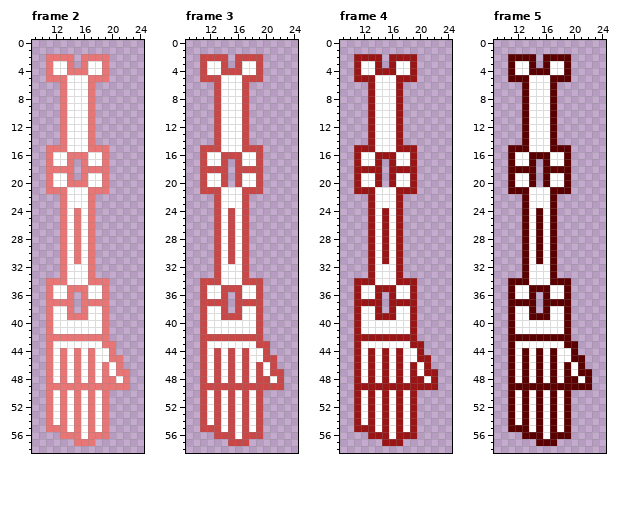
Pixel-art file, stored at Assets/Art/Skeleton/skeleton-right-arm-red.aseprite. The picture above is the old version.
32x64 pixels, 8 frames. Shown: frame 2: x 9..24, y 0..58; frame 3: x 9..24, y 0..58; frame 4: x 9..24, y 0..58; frame 5: x 9..24, y 0..58. The commit also changed other frames, which this record leaves out.
The same view after the edit:
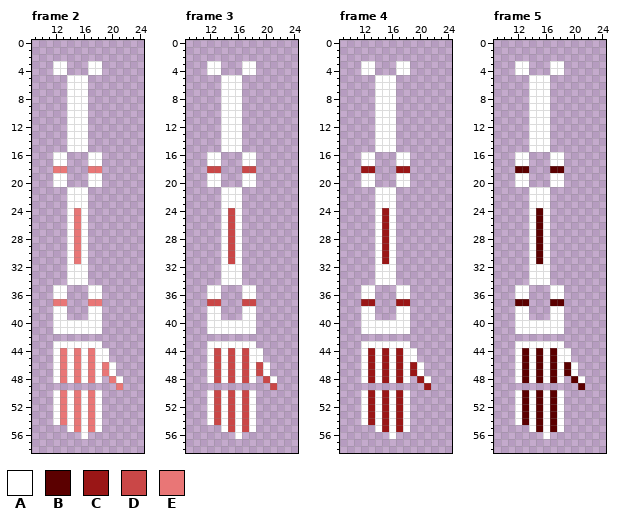
Palette (. is transparent): A #ffffff  B #5b0000  C #9a1616  D #ca4747  E #e97676
Change:
layer "Layer 1" removed
--- frame 2
@@ x 9..24 @@
  1 ................
- 2 ..EEEE.EEEE.....
- 3 ..EAAE.EAAE.....
- 4 ..EAAEEEAAE.....
- 5 ..EEEAAAEEE.....
- 6 ....EAAAE.......
- 7 ....EAAAE.......
- 8 ....EAAAE.......
- 9 ....EAAAE.......
-10 ....EAAAE.......
-11 ....EAAAE.......
-12 ....EAAAE.......
-13 ....EAAAE.......
-14 ....EAAAE.......
-15 ..EEEAAAEEE.....
-16 ..EAAEEEAAE.....
-17 ..EAAE.EAAE.....
-18 ..EEEE.EEEE.....
-19 ..EAAE.EAAE.....
-20 ..EAAEEEAAE.....
-21 ..EEEAAAEEE.....
-22 ....EAAAE.......
-23 ....EAAAE.......
-24 ....EAEAE.......
-25 ....EAEAE.......
-26 ....EAEAE.......
-27 ....EAEAE.......
-28 ....EAEAE.......
-29 ....EAEAE.......
-30 ....EAEAE.......
-31 ....EAEAE.......
-32 ....EAAAE.......
-33 ....EAAAE.......
-34 ..EEEAAAEEE.....
-35 ..EAAEEEAAE.....
-36 ..EAAE.EAAE.....
-37 ..EEEE.EEEE.....
-38 ..EAAE.EAAE.....
-39 ..EAAEEEAAE.....
-40 ..EAAAAAAAE.....
-41 ..EAAAAAAAE.....
-42 ..EEEEEEEEE.....
-43 ..EAAAAAAAEE....
-44 ..EAEAEAEAAE....
-45 ..EAEAEAEAAEE...
-46 ..EAEAEAEAEAE...
-47 ..EAEAEAEAEAEE..
-48 ..EAEAEAEAEEAE..
-49 ..EEEEEEEEEEEE..
-50 ..EAEAEAEAE.....
-51 ..EAEAEAEAE.....
-52 ..EAEAEAEAE.....
-53 ..EAEAEAEAE.....
-54 ..EAEAEAEAE.....
-55 ..EEEAEAEAE.....
-56 ....EEEAEEE.....
-57 ......EEE.......
+ 2 ................
+ 3 ...AA...AA......
+ 4 ...AA...AA......
+ 5 .....AAA........
+ 6 .....AAA........
+ 7 .....AAA........
+ 8 .....AAA........
+ 9 .....AAA........
+10 .....AAA........
+11 .....AAA........
+12 .....AAA........
+13 .....AAA........
+14 .....AAA........
+15 .....AAA........
+16 ...AA...AA......
+17 ...AA...AA......
+18 ...EE...EE......
+19 ...AA...AA......
+20 ...AA...AA......
+21 .....AAA........
+22 .....AAA........
+23 .....AAA........
+24 .....AEA........
+25 .....AEA........
+26 .....AEA........
+27 .....AEA........
+28 .....AEA........
+29 .....AEA........
+30 .....AEA........
+31 .....AEA........
+32 .....AAA........
+33 .....AAA........
+34 .....AAA........
+35 ...AA...AA......
+36 ...AA...AA......
+37 ...EE...EE......
+38 ...AA...AA......
+39 ...AA...AA......
+40 ...AAAAAAA......
+41 ...AAAAAAA......
+42 ................
+43 ...AAAAAAA......
+44 ...AEAEAEAA.....
+45 ...AEAEAEAA.....
+46 ...AEAEAEAEA....
+47 ...AEAEAEAEA....
+48 ...AEAEAEA.EA...
+49 ............E...
+50 ...AEAEAEA......
+51 ...AEAEAEA......
+52 ...AEAEAEA......
+53 ...AEAEAEA......
+54 ...AEAEAEA......
+55 .....AEAEA......
+56 .......A........
+57 ................
 58 ................
--- frame 3
@@ x 9..24 @@
  1 ................
- 2 ..DDDD.DDDD.....
- 3 ..DAAD.DAAD.....
- 4 ..DAADDDAAD.....
- 5 ..DDDAAADDD.....
- 6 ....DAAAD.......
- 7 ....DAAAD.......
- 8 ....DAAAD.......
- 9 ....DAAAD.......
-10 ....DAAAD.......
-11 ....DAAAD.......
-12 ....DAAAD.......
-13 ....DAAAD.......
-14 ....DAAAD.......
-15 ..DDDAAADDD.....
-16 ..DAADDDAAD.....
-17 ..DAAD.DAAD.....
-18 ..DDDD.DDDD.....
-19 ..DAAD.DAAD.....
-20 ..DAAD.DAAD.....
-21 ..DDDAAADDD.....
-22 ....DAAAD.......
-23 ....DAAAD.......
-24 ....DADAD.......
-25 ....DADAD.......
-26 ....DADAD.......
-27 ....DADAD.......
-28 ....DADAD.......
-29 ....DADAD.......
-30 ....DADAD.......
-31 ....DADAD.......
-32 ....DAAAD.......
-33 ....DAAAD.......
-34 ..DDDAAADDD.....
-35 ..DAADDDAAD.....
-36 ..DAAD.DAAD.....
-37 ..DDDD.DDDD.....
-38 ..DAAD.DAAD.....
-39 ..DAADDDAAD.....
-40 ..DAAAAAAAD.....
-41 ..DAAAAAAAD.....
-42 ..DDDDDDDDD.....
-43 ..DAAAAAAADD....
-44 ..DADADADAAD....
-45 ..DADADADAADD...
-46 ..DADADADADAD...
-47 ..DADADADADADD..
-48 ..DADADADADDAD..
-49 ..DDDDDDDDDDDD..
-50 ..DADADADAD.....
-51 ..DADADADAD.....
-52 ..DADADADAD.....
-53 ..DADADADAD.....
-54 ..DADADADAD.....
-55 ..DDDADADAD.....
-56 ....DDDADDD.....
-57 ......DDD.......
+ 2 ................
+ 3 ...AA...AA......
+ 4 ...AA...AA......
+ 5 .....AAA........
+ 6 .....AAA........
+ 7 .....AAA........
+ 8 .....AAA........
+ 9 .....AAA........
+10 .....AAA........
+11 .....AAA........
+12 .....AAA........
+13 .....AAA........
+14 .....AAA........
+15 .....AAA........
+16 ...AA...AA......
+17 ...AA...AA......
+18 ...DD...DD......
+19 ...AA...AA......
+20 ...AA...AA......
+21 .....AAA........
+22 .....AAA........
+23 .....AAA........
+24 .....ADA........
+25 .....ADA........
+26 .....ADA........
+27 .....ADA........
+28 .....ADA........
+29 .....ADA........
+30 .....ADA........
+31 .....ADA........
+32 .....AAA........
+33 .....AAA........
+34 .....AAA........
+35 ...AA...AA......
+36 ...AA...AA......
+37 ...DD...DD......
+38 ...AA...AA......
+39 ...AA...AA......
+40 ...AAAAAAA......
+41 ...AAAAAAA......
+42 ................
+43 ...AAAAAAA......
+44 ...ADADADAA.....
+45 ...ADADADAA.....
+46 ...ADADADADA....
+47 ...ADADADADA....
+48 ...ADADADA.DA...
+49 ............D...
+50 ...ADADADA......
+51 ...ADADADA......
+52 ...ADADADA......
+53 ...ADADADA......
+54 ...ADADADA......
+55 .....ADADA......
+56 .......A........
+57 ................
 58 ................
--- frame 4
@@ x 9..24 @@
  1 ................
- 2 ..CCCC.CCCC.....
- 3 ..CAAC.CAAC.....
- 4 ..CAACCCAAC.....
- 5 ..CCCAAACCC.....
- 6 ....CAAAC.......
- 7 ....CAAAC.......
- 8 ....CAAAC.......
- 9 ....CAAAC.......
-10 ....CAAAC.......
-11 ....CAAAC.......
-12 ....CAAAC.......
-13 ....CAAAC.......
-14 ....CAAAC.......
-15 ..CCCAAACCC.....
-16 ..CAACCCAAC.....
-17 ..CAAC.CAAC.....
-18 ..CCCC.CCCC.....
-19 ..CAAC.CAAC.....
-20 ..CAAC.CAAC.....
-21 ..CCCAAACCC.....
-22 ....CAAAC.......
-23 ....CAAAC.......
-24 ....CACAC.......
-25 ....CACAC.......
-26 ....CACAC.......
-27 ....CACAC.......
-28 ....CACAC.......
-29 ....CACAC.......
-30 ....CACAC.......
-31 ....CACAC.......
-32 ....CAAAC.......
-33 ....CAAAC.......
-34 ..CCCAAACCC.....
-35 ..CAACCCAAC.....
-36 ..CAAC.CAAC.....
-37 ..CCCC.CCCC.....
-38 ..CAAC.CAAC.....
-39 ..CAACCCAAC.....
-40 ..CAAAAAAAC.....
-41 ..CAAAAAAAC.....
-42 ..CCCCCCCCC.....
-43 ..CAAAAAAACC....
-44 ..CACACACAAC....
-45 ..CACACACAACC...
-46 ..CACACACACAC...
-47 ..CACACACACACC..
-48 ..CACACACACCAC..
-49 ..CCCCCCCCCCCC..
-50 ..CACACACAC.....
-51 ..CACACACAC.....
-52 ..CACACACAC.....
-53 ..CACACACAC.....
-54 ..CACACACAC.....
-55 ..CCCACACAC.....
-56 ....CCCACCC.....
-57 ......CCC.......
+ 2 ................
+ 3 ...AA...AA......
+ 4 ...AA...AA......
+ 5 .....AAA........
+ 6 .....AAA........
+ 7 .....AAA........
+ 8 .....AAA........
+ 9 .....AAA........
+10 .....AAA........
+11 .....AAA........
+12 .....AAA........
+13 .....AAA........
+14 .....AAA........
+15 .....AAA........
+16 ...AA...AA......
+17 ...AA...AA......
+18 ...CC...CC......
+19 ...AA...AA......
+20 ...AA...AA......
+21 .....AAA........
+22 .....AAA........
+23 .....AAA........
+24 .....ACA........
+25 .....ACA........
+26 .....ACA........
+27 .....ACA........
+28 .....ACA........
+29 .....ACA........
+30 .....ACA........
+31 .....ACA........
+32 .....AAA........
+33 .....AAA........
+34 .....AAA........
+35 ...AA...AA......
+36 ...AA...AA......
+37 ...CC...CC......
+38 ...AA...AA......
+39 ...AA...AA......
+40 ...AAAAAAA......
+41 ...AAAAAAA......
+42 ................
+43 ...AAAAAAA......
+44 ...ACACACAA.....
+45 ...ACACACAA.....
+46 ...ACACACACA....
+47 ...ACACACACA....
+48 ...ACACACA.CA...
+49 ............C...
+50 ...ACACACA......
+51 ...ACACACA......
+52 ...ACACACA......
+53 ...ACACACA......
+54 ...ACACACA......
+55 .....ACACA......
+56 .......A........
+57 ................
 58 ................
--- frame 5
@@ x 9..24 @@
  1 ................
- 2 ..BBBB.BBBB.....
- 3 ..BAAB.BAAB.....
- 4 ..BAABBBAAB.....
- 5 ..BBBAAABBB.....
- 6 ....BAAAB.......
- 7 ....BAAAB.......
- 8 ....BAAAB.......
- 9 ....BAAAB.......
-10 ....BAAAB.......
-11 ....BAAAB.......
-12 ....BAAAB.......
-13 ....BAAAB.......
-14 ....BAAAB.......
-15 ..BBBAAABBB.....
-16 ..BAABBBAAB.....
-17 ..BAAB.BAAB.....
-18 ..BBBB.BBBB.....
-19 ..BAAB.BAAB.....
-20 ..BAAB.BAAB.....
-21 ..BBBAAABBB.....
-22 ....BAAAB.......
-23 ....BAAAB.......
-24 ....BABAB.......
-25 ....BABAB.......
-26 ....BABAB.......
-27 ....BABAB.......
-28 ....BABAB.......
-29 ....BABAB.......
-30 ....BABAB.......
-31 ....BABAB.......
-32 ....BAAAB.......
-33 ....BAAAB.......
-34 ..BBBAAABBB.....
-35 ..BAABBBAAB.....
-36 ..BAAB.BAAB.....
-37 ..BBBB.BBBB.....
-38 ..BAAB.BAAB.....
-39 ..BAABBBAAB.....
-40 ..BAAAAAAAB.....
-41 ..BAAAAAAAB.....
-42 ..BBBBBBBBB.....
-43 ..BAAAAAAABB....
-44 ..BABABABAAB....
-45 ..BABABABAABB...
-46 ..BABABABABAB...
-47 ..BABABABABABB..
-48 ..BABABABABBAB..
-49 ..BBBBBBBBBBBB..
-50 ..BABABABAB.....
-51 ..BABABABAB.....
-52 ..BABABABAB.....
-53 ..BABABABAB.....
-54 ..BABABABAB.....
-55 ..BBBABABAB.....
-56 ....BBBABBB.....
-57 ......BBB.......
+ 2 ................
+ 3 ...AA...AA......
+ 4 ...AA...AA......
+ 5 .....AAA........
+ 6 .....AAA........
+ 7 .....AAA........
+ 8 .....AAA........
+ 9 .....AAA........
+10 .....AAA........
+11 .....AAA........
+12 .....AAA........
+13 .....AAA........
+14 .....AAA........
+15 .....AAA........
+16 ...AA...AA......
+17 ...AA...AA......
+18 ...BB...BB......
+19 ...AA...AA......
+20 ...AA...AA......
+21 .....AAA........
+22 .....AAA........
+23 .....AAA........
+24 .....ABA........
+25 .....ABA........
+26 .....ABA........
+27 .....ABA........
+28 .....ABA........
+29 .....ABA........
+30 .....ABA........
+31 .....ABA........
+32 .....AAA........
+33 .....AAA........
+34 .....AAA........
+35 ...AA...AA......
+36 ...AA...AA......
+37 ...BB...BB......
+38 ...AA...AA......
+39 ...AA...AA......
+40 ...AAAAAAA......
+41 ...AAAAAAA......
+42 ................
+43 ...AAAAAAA......
+44 ...ABABABAA.....
+45 ...ABABABAA.....
+46 ...ABABABABA....
+47 ...ABABABABA....
+48 ...ABABABA.BA...
+49 ............B...
+50 ...ABABABA......
+51 ...ABABABA......
+52 ...ABABABA......
+53 ...ABABABA......
+54 ...ABABABA......
+55 .....ABABA......
+56 .......A........
+57 ................
 58 ................
